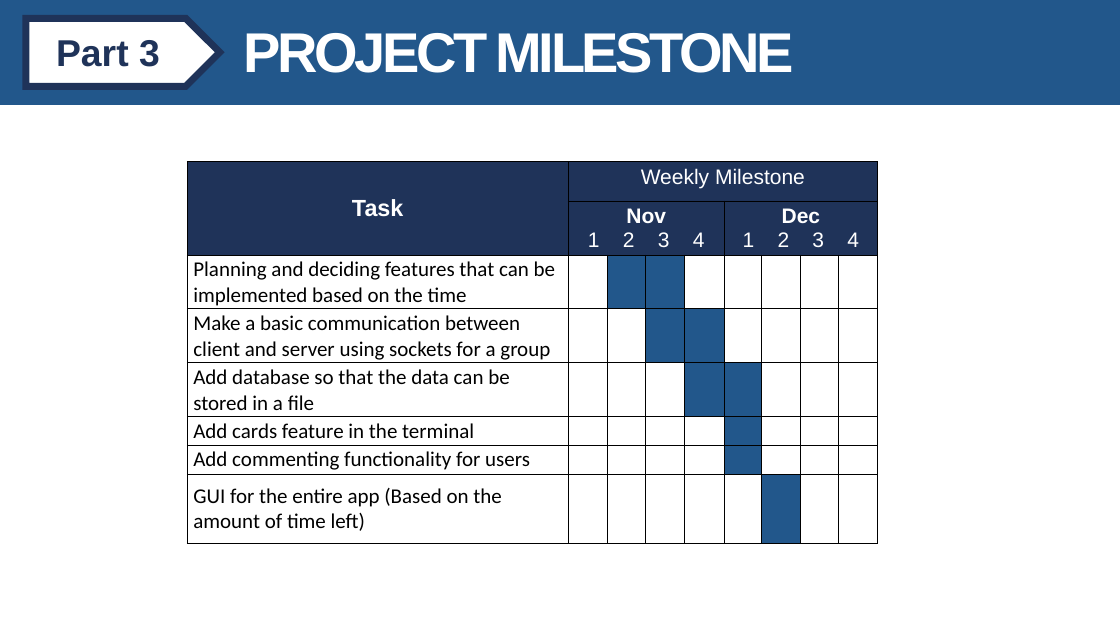
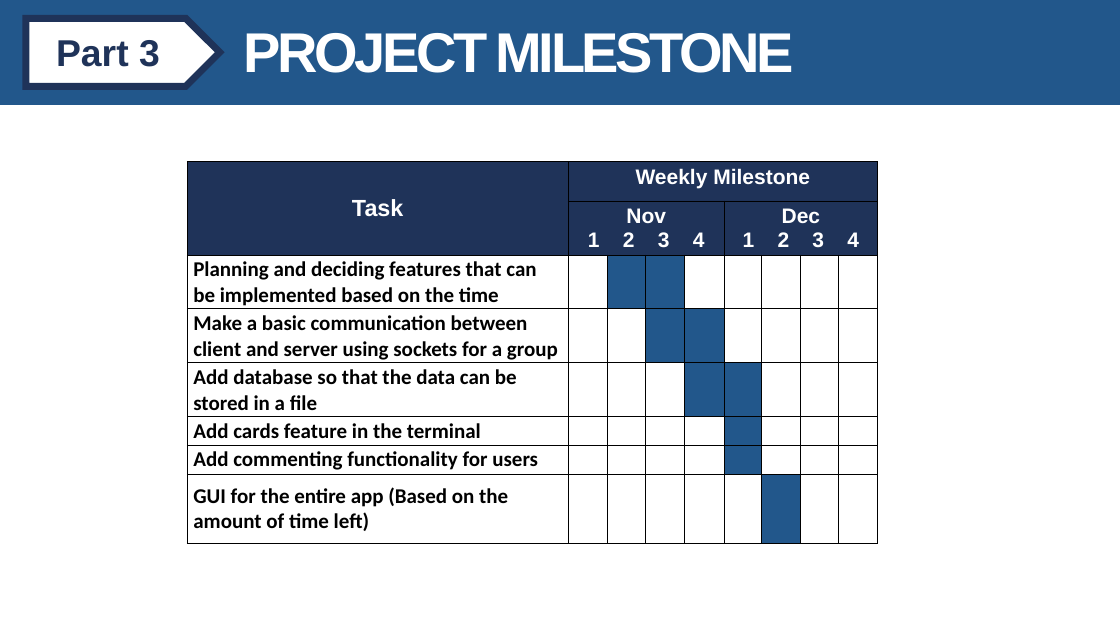
Before and after one commit to sysprogramming/sysproj, a slide deck: slide 13 of TEAM 11.pptx (slide 12 before the commit). Drawn at 1120x630 pixels with LibreOffice and Linux fonts; fonts in the diff are those of the drawing. Boxes give left, top, right and bottom in pixels: in the first picture for what was removed or moved away, otherwise in the second. Text is boxed around its words. In the diff, an @@ line names an element or a change of style, - is before the commit and + after.

```diff
--- a/TEAM 11.pptx
+++ b/TEAM 11.pptx
@@ table at <box>187,162,878,544</box> @@
@@ bold on @@
```
Also in this commit, not shown: 2 other slides changed, 1 slide added.
